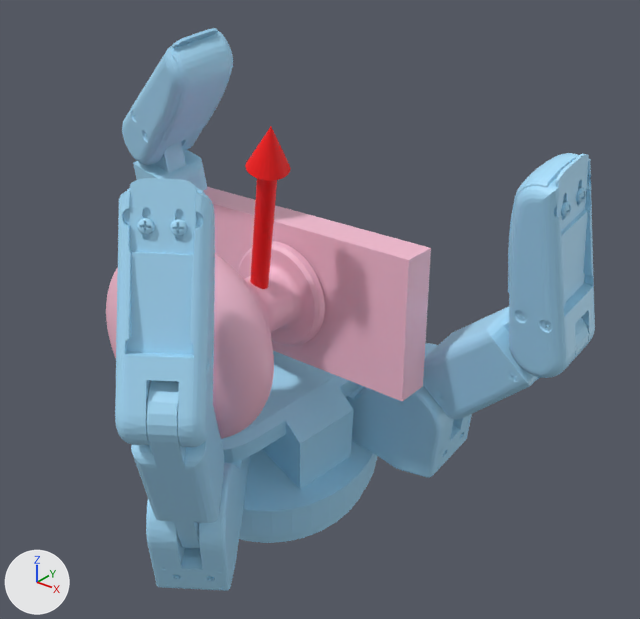
Before and after pictures for a commit that changed the glTF model static/assets/cond/Barrett/contactdb+door_knob/7.glb.
Before and after are seen from a 50 mm lens placed at (0.184, -0.197, 0.128), pointed at (0.014, 0.016, -0.004). Arrows for +X, +Y and +Z are at lower left; the lights stay in place. Where no turn or scale is listed for an object, it has been applied to the vertices. Vertices at the same position are counted once.

Objects in the first picture: 'door_knob.stl', 'geometry_1', 'geometry_2'.
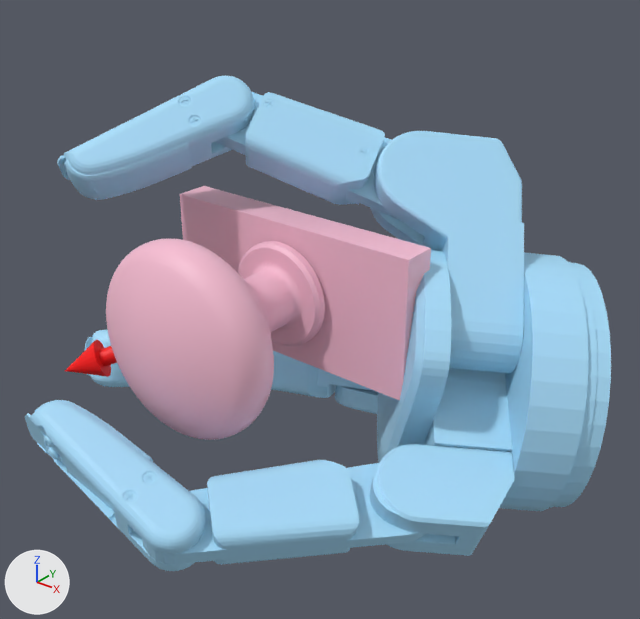
Location of each change, (x1, y1, x2, y2) in pixels of the pictures (640 x 619 px; the box of a moved part takes in the faces that stretch with it):
'geometry_1', reshaped (22% wider, 12% shorter)
    before: (115, 28, 595, 591)
    after: (25, 76, 611, 571)
'geometry_2', reshaped
    before: (245, 127, 290, 289)
    after: (65, 340, 117, 377)
part 1 of me_geometry_1, moved or reshaped
    before: (131, 380, 224, 548)
    after: (142, 460, 425, 565)
part 2 of me_geometry_1, moved or reshaped
    before: (346, 343, 472, 478)
    after: (370, 131, 524, 373)
part 3 of me_geometry_1, moved or reshaped
    before: (133, 142, 207, 191)
    after: (215, 92, 401, 221)
part 4 of me_geometry_1, added (blue)
    after: (335, 385, 378, 414)
part 5 of me_geometry_1, moved or reshaped
    before: (423, 307, 589, 420)
    after: (271, 351, 374, 398)
part 6 of me_geometry_1, moved or reshaped
    before: (115, 178, 215, 447)
    after: (85, 330, 130, 387)
part 7 of me_geometry_1, added (blue)
    after: (377, 444, 514, 556)
part 8 of me_geometry_1, deleted (blue)
    before: (221, 351, 377, 543)
part 9 of me_geometry_1, moved or reshaped
    before: (122, 28, 233, 165)
    after: (57, 76, 254, 200)
part 10 of me_geometry_1, moved or reshaped
    before: (146, 456, 250, 591)
    after: (25, 400, 206, 571)
part 11 of me_geometry_1, cut back
    before: (508, 153, 595, 378)
    after: (377, 250, 611, 512)

The change, as a list of edits to the scene's bpy script:
```text
Change me_geometry_1:
    used by ob_geometry_1; location = (0.0, 0.0, 0.0)
    remove me_geometry_1.from_pydata(...)  # 8696 vertices, 17330 faces; spans x -0.08..0.101, y -0.082..0.076, z -0.104..0.087
    add me_geometry_1.from_pydata(...)  # 8695 vertices, 17330 faces; spans x -0.09..0.109, y -0.072..0.103, z -0.08..0.069
    me_geometry_1 part 1: the loose piece of 449 vertices spanning x -0.006..0.04, y -0.079..-0.027, z -0.067..0.015 is multiplied about its middle by the matrix ((0.423, -0.016, -0.906), (-0.764, 0.531, -0.366), (0.486, 0.848, 0.212)), then moved by (0.024, 0.023, -0.02)
    me_geometry_1 part 2: the loose piece of 925 vertices spanning x -0.028..0.055, y 0.029..0.064, z -0.075..-0.024 is multiplied about its middle by the matrix ((-0.547, -0.326, -0.771), (0.459, 0.654, -0.602), (0.7, -0.683, -0.208)), then moved by (0.034, 0.0, 0.065)
    me_geometry_1 part 3: the loose piece of 449 vertices spanning x -0.075..-0.046, y 0.005..0.041, z -0.035..0.056 is multiplied about its middle by the matrix ((0.2, 0.642, -0.74), (-0.851, -0.261, -0.456), (-0.486, 0.721, 0.494)), then moved by (0.061, 0.014, 0.035)
    me_geometry_1 part 4: the loose piece of 925 vertices spanning x -0.039..0.026, y -0.061..0.016, z -0.087..-0.039 is copied, and the copy is multiplied about its middle by the matrix ((-0.428, 0.725, -0.539), (0.04, -0.581, -0.813), (-0.903, -0.369, 0.22)), then moved by (0.028, 0.09, 0.006); it spans x -0.02..0.064, y 0.033..0.103, z -0.08..-0.036
    me_geometry_1 part 5: the loose piece of 449 vertices spanning x 0.027..0.1, y 0.02..0.057, z -0.053..0.016 is multiplied about its middle by the matrix ((-0.929, 0.228, -0.292), (0.279, -0.091, -0.956), (-0.245, -0.969, 0.021)), then moved by (-0.097, 0.021, -0.043)
    me_geometry_1 part 6: the loose piece of 1647 vertices spanning x 0.013..0.044, y -0.082..-0.047, z -0.004..0.064 is multiplied about its middle by the matrix ((-0.427, 0.724, -0.542), (0.041, -0.583, -0.811), (-0.903, -0.369, 0.219)), then moved by (-0.104, 0.086, -0.084)
    me_geometry_1 part 7: a new loose piece of 210 vertices spanning x 0.049..0.092, y -0.018..0.029, z -0.065..-0.03, in mat_defaultmaterial_001
    me_geometry_1 part 8: the loose piece of 347 vertices spanning x -0.069..0.022, y -0.023..0.076, z -0.104..-0.022 is deleted
    me_geometry_1 part 9: 1645 vertices removed from x -0.07..-0.014, y -0.012..0.027, z 0.036..0.087; 1645 vertices added at x -0.066..-0.019, y -0.03..0.034, z 0.03..0.069
    me_geometry_1 part 10: 923 vertices removed from x -0.039..0.026, y -0.061..0.016, z -0.087..-0.039; 1645 vertices added at x -0.038..0.031, y -0.072..-0.049, z -0.059..-0.017
    me_geometry_1 part 11: 1646 vertices removed from x 0.08..0.101, y 0.008..0.044, z -0.005..0.064; 346 vertices added at x 0.012..0.109, y 0.003..0.1, z -0.074..0.019
Change me_geometry_2:
    where me_geometry_2.from_pydata(...)  # 75 vertices, 144 faces; spans x -0.0029..0.0216, y -0.0165..0.003, z -0.001..0.0662
    used by ob_geometry_2; location = (0.0, 0.0, 0.0)
    me_geometry_2 part 12: the whole mesh is multiplied about the mesh origin by the matrix ((0.507, 0.191, -0.84), (-0.755, -0.372, -0.54), (-0.416, 0.908, -0.044))
```
